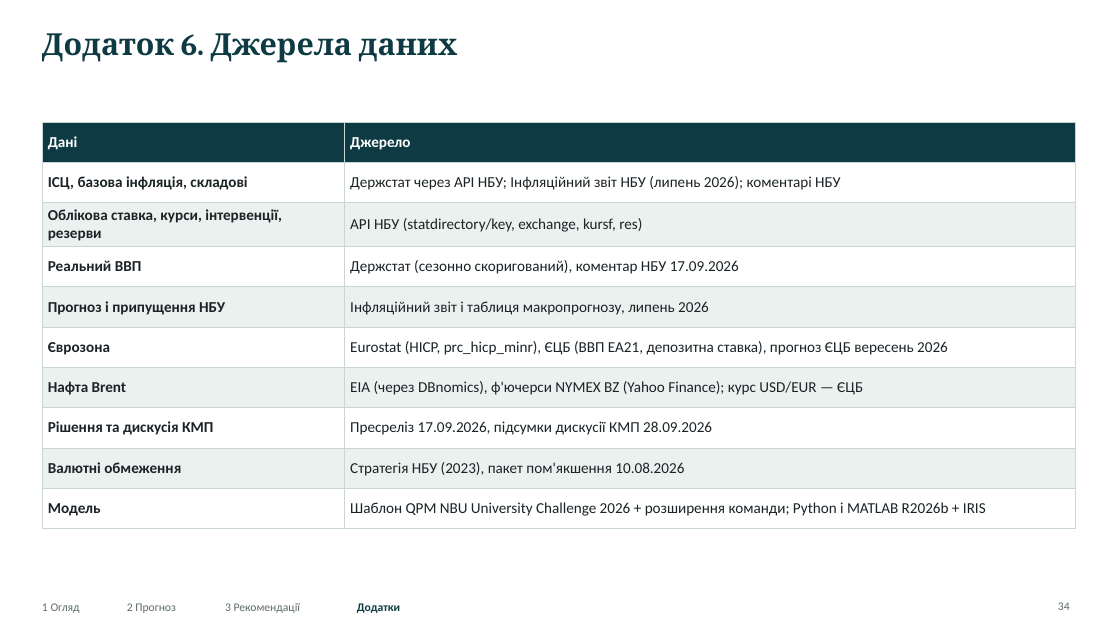
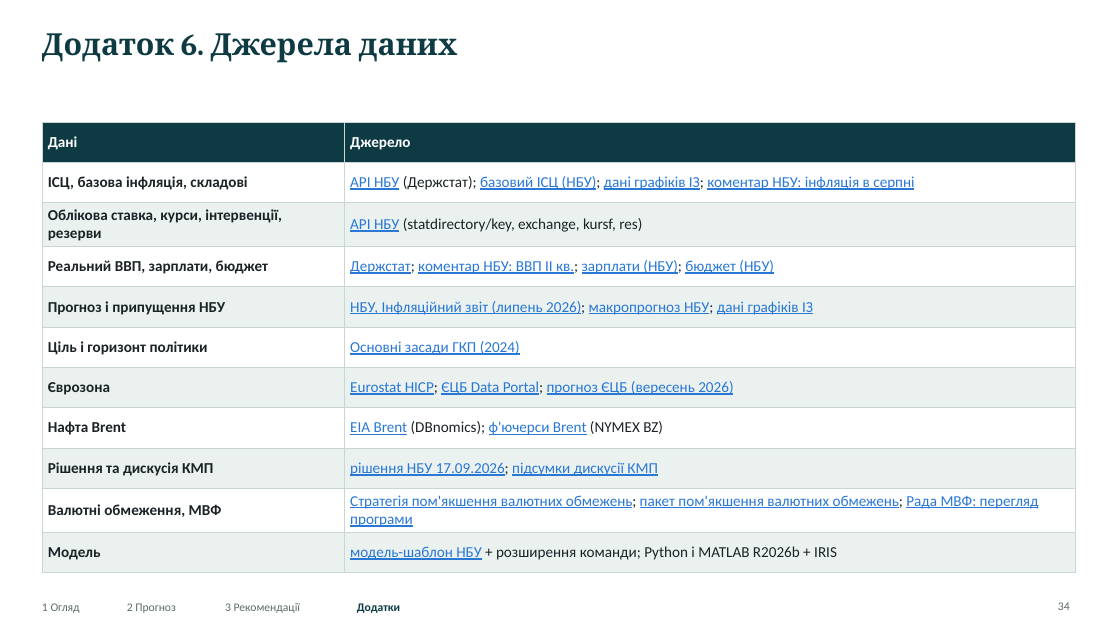
Before and after one commit to caplitt/nbu-challenge-2026, a slide deck: slide 34 of presentation/NBU_University_Challenge_2026.pptx. Drawn at 1120x630 pixels with LibreOffice and Linux fonts; fonts in the diff are those of the drawing. Boxes give left, top, right and bottom in pixels: in the first picture for what was removed or moved away, otherwise in the second. Text is boxed around its words. In the diff, an @@ line names an element or a change of style, - is before the commit and + after.

```diff
--- a/presentation/NBU_University_Challenge_2026.pptx
+++ b/presentation/NBU_University_Challenge_2026.pptx
@@ table at (x1=42, y1=122, x2=1075, y2=564) @@
-row 2, column 2: Держстат через API НБУ; Інфляційний звіт НБУ (липень 2026); коментарі НБУ
+row 2, column 2: API НБУ (Держстат); базовий ІСЦ (НБУ); дані графіків ІЗ; коментар НБУ: інфляція в серпні
-row 4: Реальний ВВП | Держстат (сезонно скоригований), коментар НБУ 17.09.2026
-row 5: Прогноз і припущення НБУ | Інфляційний звіт і таблиця макропрогнозу, липень 2026
-row 6: Єврозона | Eurostat (HICP, prc_hicp_minr), ЄЦБ (ВВП EA21, депозитна ставка), прогноз ЄЦБ вересень 2026
-row 7: Нафта Brent | EIA (через DBnomics), ф'ючерси NYMEX BZ (Yahoo Finance); курс USD/EUR — ЄЦБ
-row 8: Рішення та дискусія КМП | Пресреліз 17.09.2026, підсумки дискусії КМП 28.09.2026
-row 9: Валютні обмеження | Стратегія НБУ (2023), пакет пом'якшення 10.08.2026
-row 10: Модель | Шаблон QPM NBU University Challenge 2026 + розширення команди; Python і MATLAB R2026b + IRIS
+row 4: Реальний ВВП, зарплати, бюджет | Держстат; коментар НБУ: ВВП II кв.; зарплати (НБУ); бюджет (НБУ)
+row 5: Прогноз і припущення НБУ | НБУ, Інфляційний звіт (липень 2026); макропрогноз НБУ; дані графіків ІЗ
+row 6: Ціль і горизонт політики | Основні засади ГКП (2024)
+row 7: Єврозона | Eurostat HICP; ЄЦБ Data Portal; прогноз ЄЦБ (вересень 2026)
+row 8: Нафта Brent | EIA Brent (DBnomics); ф'ючерси Brent (NYMEX BZ)
+row 9: Рішення та дискусія КМП | рішення НБУ 17.09.2026; підсумки дискусії КМП
+row 10: Валютні обмеження, МВФ | Стратегія пом'якшення валютних обмежень; пакет пом'якшення валютних обмежень; Рада МВФ: перегляд програми
+row 11: Модель | модель-шаблон НБУ + розширення команди; Python і MATLAB R2026b + IRIS
```
Also in this commit, not shown: 25 other slides changed, 13 other files.
